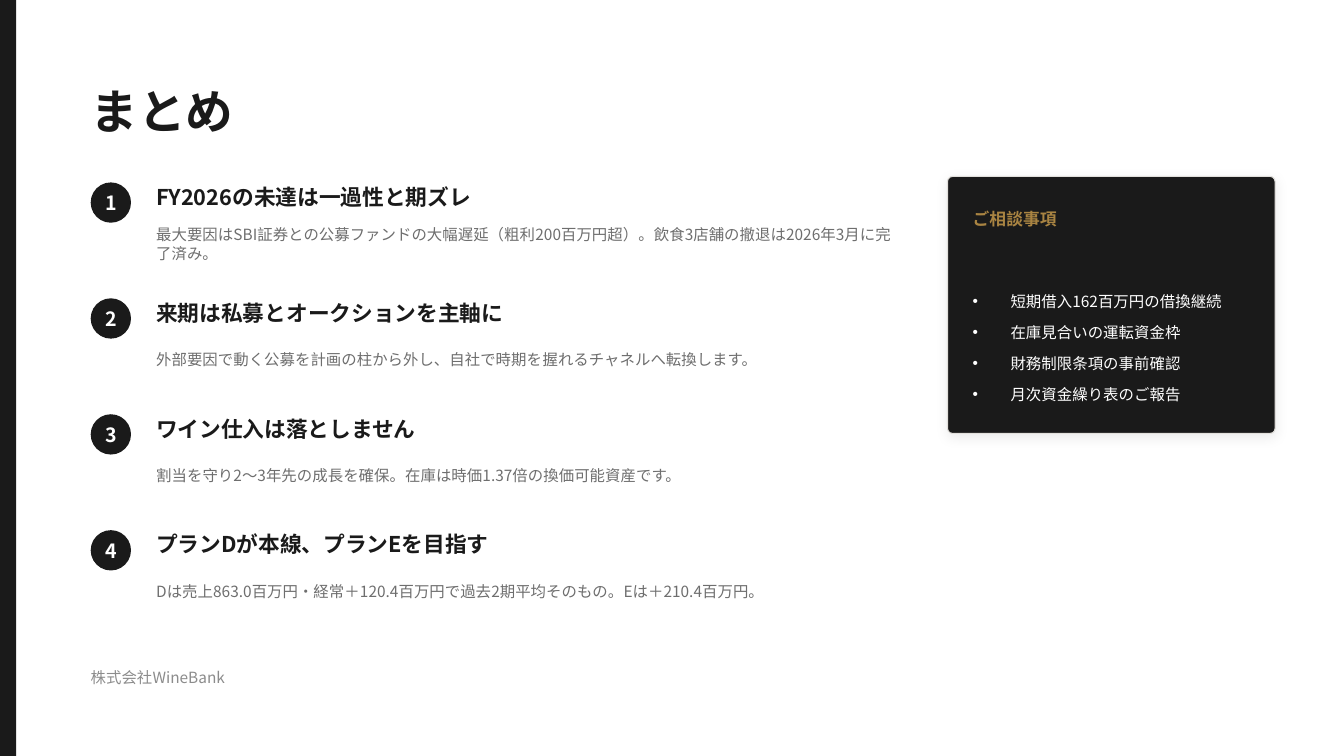
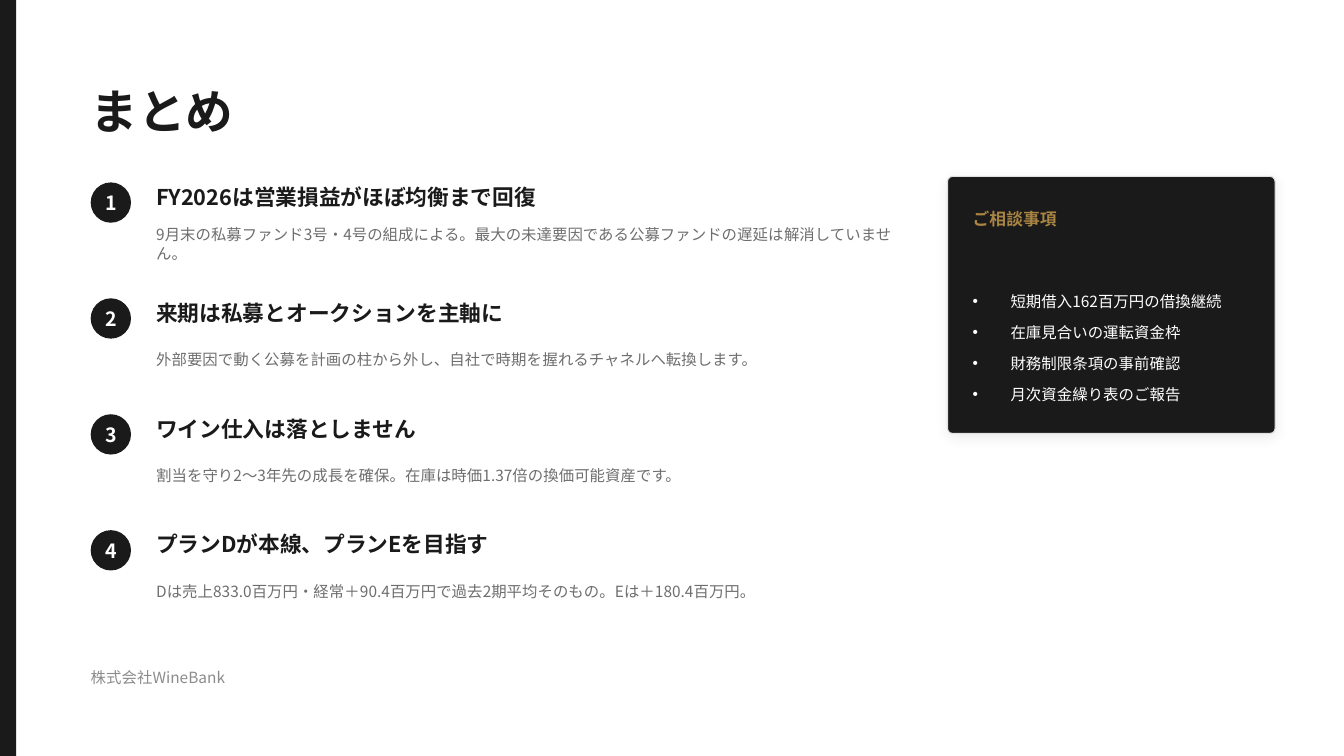
Before and after one commit to nakano-winebank/wine-auction, a slide deck: slide 17 of out/WineBank_FY2027_銀行提出.pptx. Drawn at 1344x756 pixels with LibreOffice and Linux fonts; fonts in the diff are those of the drawing. Boxes give left, top, right and bottom in pixels: in the first picture for what was removed or moved away, otherwise in the second. Text is boxed around its words. In the diff, an @@ line names an element or a change of style, - is before the commit and + after.

```diff
--- a/out/WineBank_FY2027_銀行提出.pptx
+++ b/out/WineBank_FY2027_銀行提出.pptx
@@ text at box(156, 186, 536, 207): text changed @@
-FY2026の未達は一過性と期ズレ
+FY2026は営業損益がほぼ均衡まで回復
@@ text at box(156, 227, 891, 260): text changed @@
-最大要因はSBI証券との公募ファンドの大幅遅延（粗利200百万円超）。飲食3店舗の撤退は2026年3月に完了済み。
+9月末の私募ファンド3号・4号の組成による。最大の未達要因である公募ファンドの遅延は解消していません。
@@ text at box(156, 584, 755, 598): text changed @@
-Dは売上863.0百万円・経常＋120.4百万円で過去2期平均そのもの。Eは＋210.4百万円。
+Dは売上833.0百万円・経常＋90.4百万円で過去2期平均そのもの。Eは＋180.4百万円。
```
Also in this commit, not shown: 10 other slides changed, 1 slide added, 1 slide removed, 10 other files.
